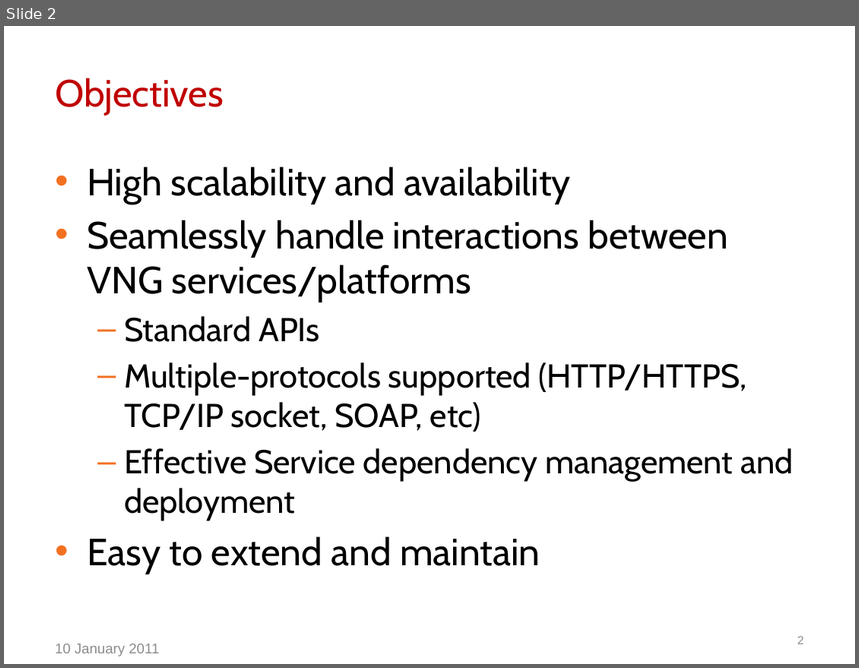
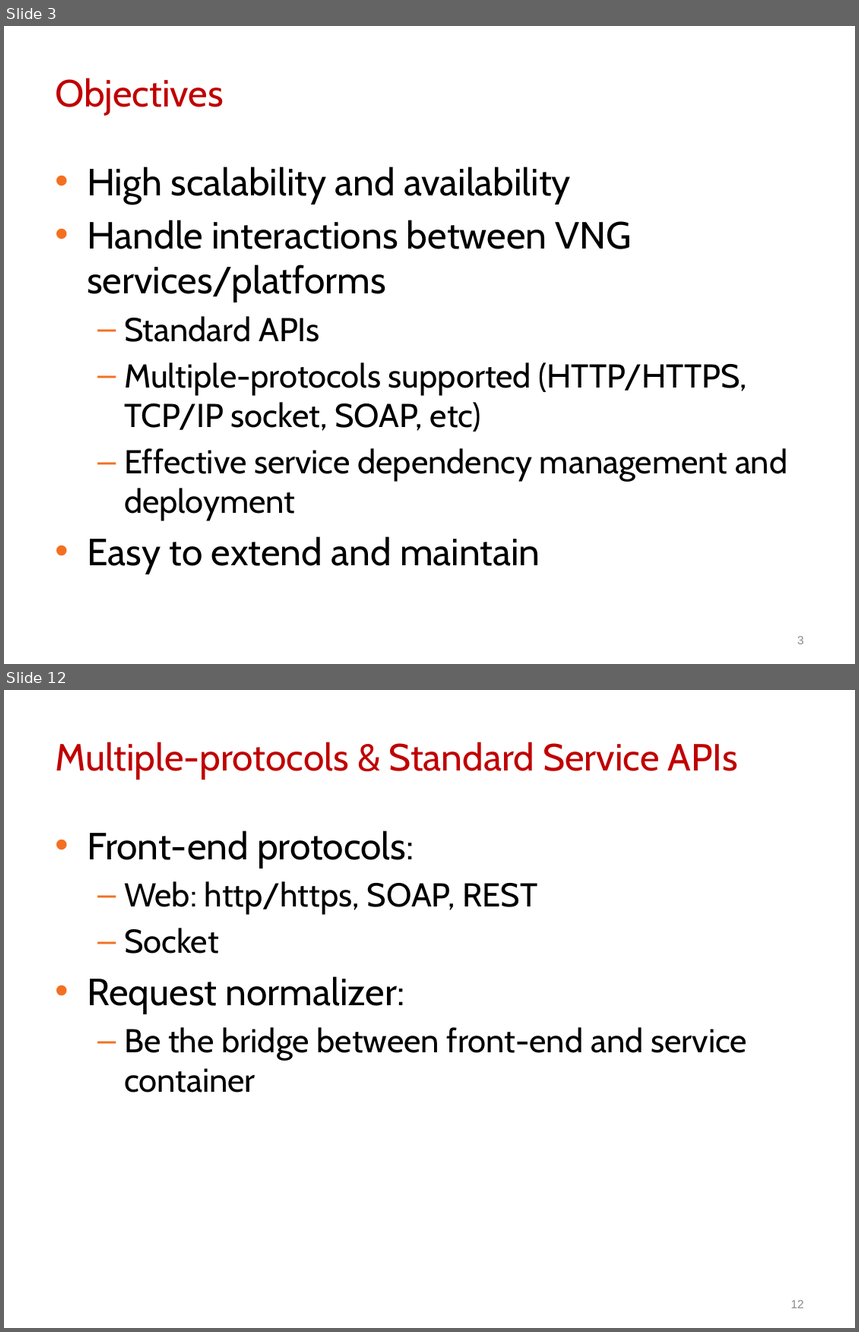
Before and after one commit to btnguyen2k/btnguyen2k-personal, a slide deck: vng-ip/NewIP/docs/Design/NewIP.pptx. Shown one above the other, each under a label of ours: slide 2 before the commit, slides 3 and 12 after it; the slides between them are not shown. The pictures are 859x668 and 859x1332 pixels, drawn with LibreOffice and Linux fonts; fonts in the diff are those of the drawing; background and template pictures are left out. Boxes give left, top, right and bottom in pixels: in the first picture for what was removed or moved away, otherwise in the second. Text is boxed around its words. In the diff, an @@ line names an element or a change of style, - is before the commit and + after.

```diff
--- a/vng-ip/NewIP/docs/Design/NewIP.pptx
+++ b/vng-ip/NewIP/docs/Design/NewIP.pptx
@@ slide 12 added at box(4, 690, 855, 1328), background picture (left out) @@
@@ title added at box(55, 742, 738, 779), 32 pt, text #C00000 @@
+Multiple-protocols & Standard Service APIs
@@ text added at box(87, 831, 747, 1093), 28 pt, text #000000 @@
+• Front-end protocols:
+  – Web: http/https, SOAP, REST
+  – Socket
+• Request normalizer:
+  – Be the bridge between front-end and service container
@@ page number added at box(791, 1300, 804, 1309), 10 pt, text #8C8C8C @@
+12
@@ what was slide 2 is now slide 3 @@
@@ slide 3 changed as well @@
@@ text at box(87, 220, 633, 302): text changed @@
-• Seamlessly handle interactions between VNG services/platforms
+• Handle interactions between VNG services/platforms
@@ text at box(124, 449, 788, 522): text changed @@
-  – Effective Service dependency management and deployment
+  – Effective service dependency management and deployment
@@ page number at box(797, 636, 804, 645): text changed @@
-2
+3
@@ text removed at box(55, 644, 159, 657) @@
-10 January 2011
```
Also in this commit, not shown: 1 other slide changed, 10 other slides added, 3 other files.
